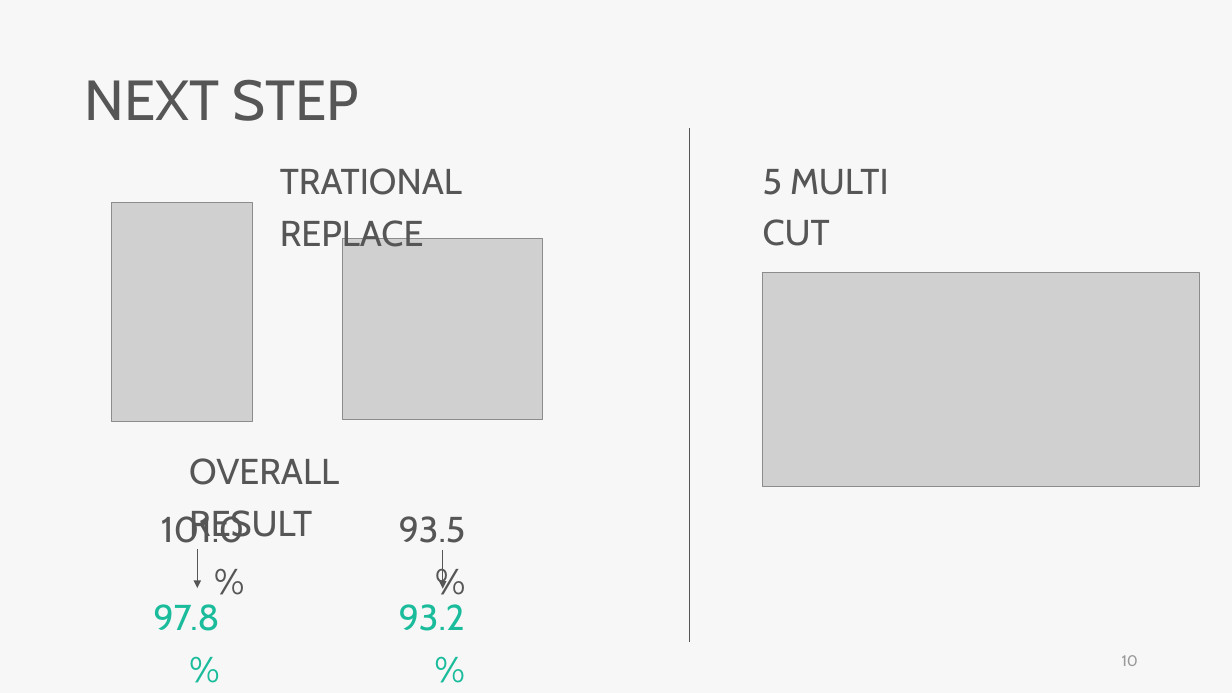
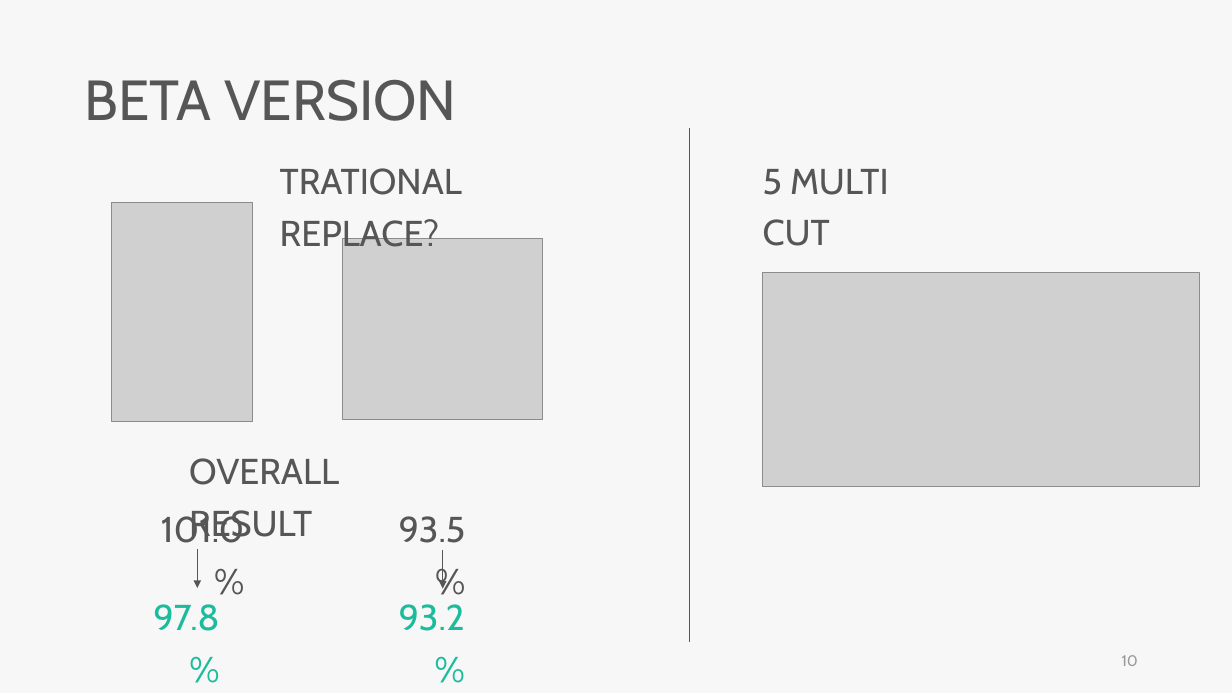
Before and after one commit to skyran1278/VbaProject, a slide deck: slide 10 of 20180126_SmartCut/Meeting/20181206 Meeting/20181206 Meeting.pptx. Drawn at 1232x693 pixels with LibreOffice and Linux fonts; fonts in the diff are those of the drawing; grey boxes stand for pictures. Boxes give left, top, right and bottom in pixels: in the first picture for what was removed or moved away, otherwise in the second. Text is boxed around its words. In the diff, an @@ line names an element or a change of style, - is before the commit and + after.

```diff
--- a/20180126_SmartCut/Meeting/20181206 Meeting/20181206 Meeting.pptx
+++ b/20180126_SmartCut/Meeting/20181206 Meeting/20181206 Meeting.pptx
@@ text at [85, 79, 456, 121]: text changed @@
-NEXT STEP
+BETA VERSION
@@ text at [280, 168, 462, 254]: text changed @@
-TRATIONAL REPLACE
+TRATIONAL REPLACE?
```
Also in this commit, not shown: 4 other slides changed, 1 slide added, 3 other files.
